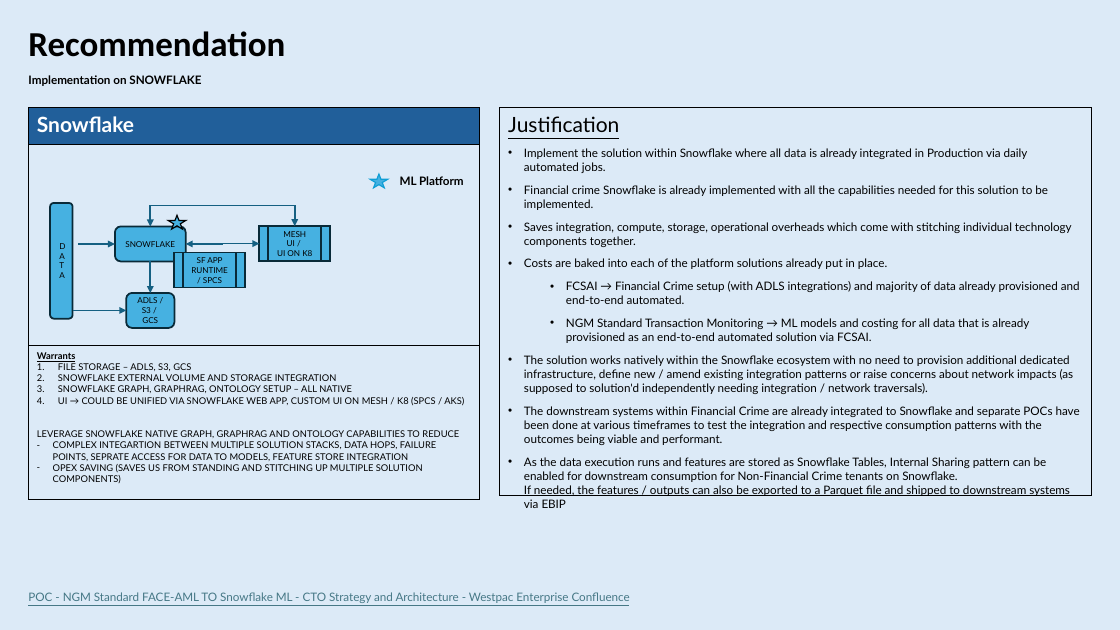
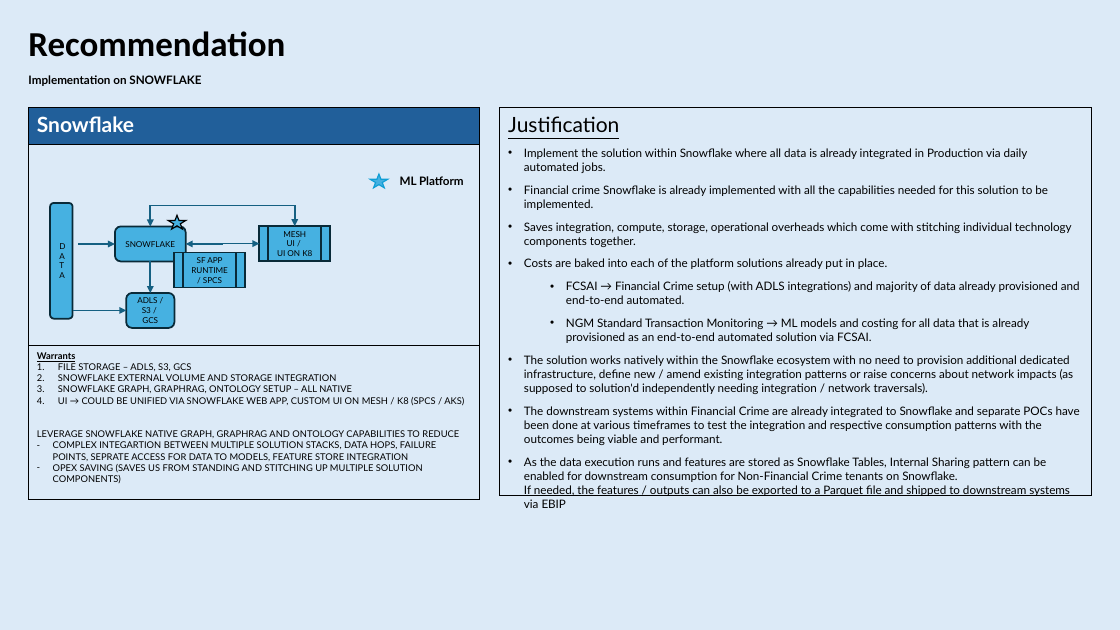
Before and after one commit to ashishachopra/Concepts, a slide deck: slide 7 of GRAPH,GRAPHRAG,ONTOLOGY.pptx. Drawn at 1120x630 pixels with LibreOffice and Linux fonts; fonts in the diff are those of the drawing. Boxes give left, top, right and bottom in pixels: in the first picture for what was removed or moved away, otherwise in the second. Text is boxed around its words. In the diff, an @@ line names an element or a change of style, - is before the commit and + after.

```diff
--- a/GRAPH,GRAPHRAG,ONTOLOGY.pptx
+++ b/GRAPH,GRAPHRAG,ONTOLOGY.pptx
@@ text removed at (28, 592, 630, 603) @@
-POC - NGM Standard FACE-AML TO Snowflake ML - CTO Strategy and Architecture - Westpac Enterprise Confluence
```
Also in this commit, not shown: 12 other slides changed, 8 other files.
